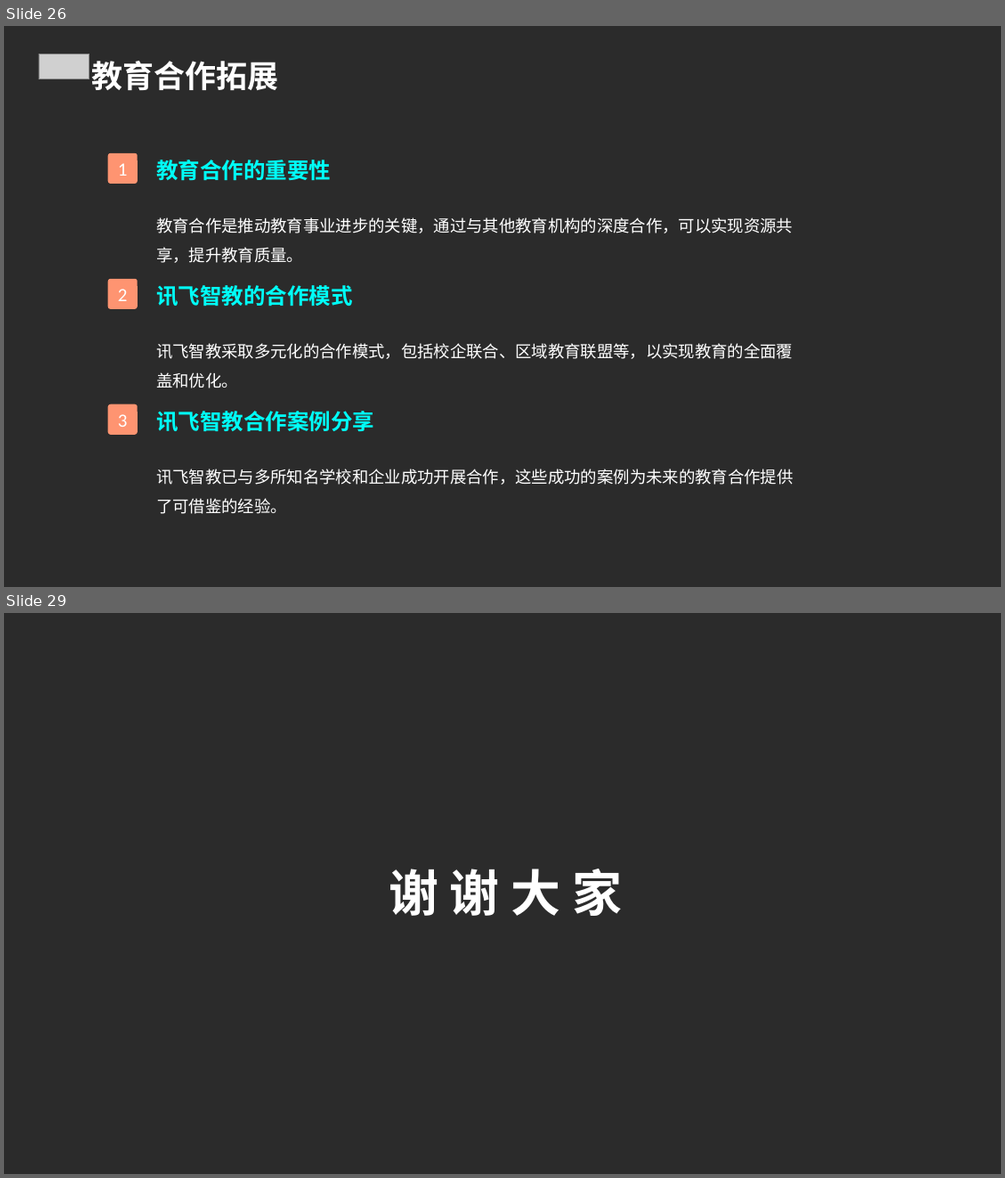
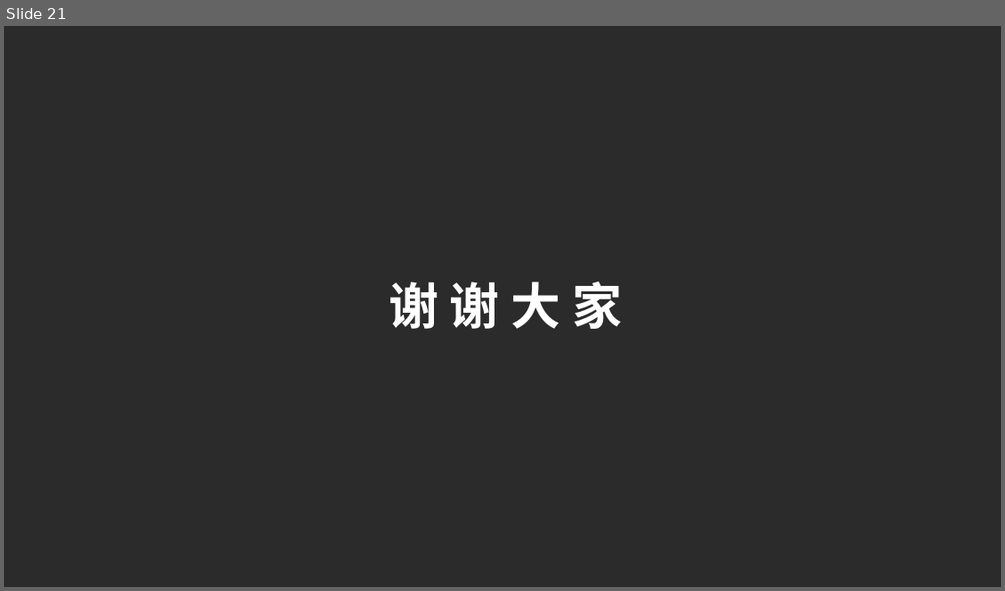
Before and after one commit to FlashLizard/Intelligent_Learning_Platform, a slide deck: src/generate_ppt/generate_ppt/ppttmp.ppt. Shown one above the other, each under a label of ours: slides 26 and 29 before the commit, slide 21 after it; the slides between them are not shown. The pictures are 1005x1178 and 1005x591 pixels, drawn with LibreOffice and Linux fonts; fonts in the diff are those of the drawing; grey boxes stand for pictures; background and template pictures are left out; a plain dark background stands for a picture behind light text. Boxes give left, top, right and bottom in pixels: in the first picture for what was removed or moved away, otherwise in the second. Text is boxed around its words. In the diff, an @@ line names an element or a change of style, - is before the commit and + after.

```diff
--- a/src/generate_ppt/generate_ppt/ppttmp.ppt
+++ b/src/generate_ppt/generate_ppt/ppttmp.ppt
@@ slide 26 removed at (4,26,1001,587), background picture (left out) @@
@@ picture removed at (39,54,89,79) @@
@@ text removed at (92,61,279,90) @@
-教育合作拓展
@@ rounded rectangle removed at (108,153,138,184) @@
-1
@@ text removed at (156,160,793,263) @@
-教育合作的重要性
-教育合作是推动教育事业进步的关键，通过与其他教育机构的深度合作，可以实现资源共享，提升教育质量。
@@ rounded rectangle removed at (108,279,138,309) @@
-2
@@ text removed at (156,285,793,388) @@
-讯飞智教的合作模式
-讯飞智教采取多元化的合作模式，包括校企联合、区域教育联盟等，以实现教育的全面覆盖和优化。
@@ rounded rectangle removed at (108,404,138,435) @@
-3
@@ text removed at (156,410,793,514) @@
-讯飞智教合作案例分享
-讯飞智教已与多所知名学校和企业成功开展合作，这些成功的案例为未来的教育合作提供了可借鉴的经验。
@@ what was slide 29 is now slide 21 @@
```
Also in this commit, not shown: 5 slides changed, 15 slides added, 22 other slides removed, 9 other files.
